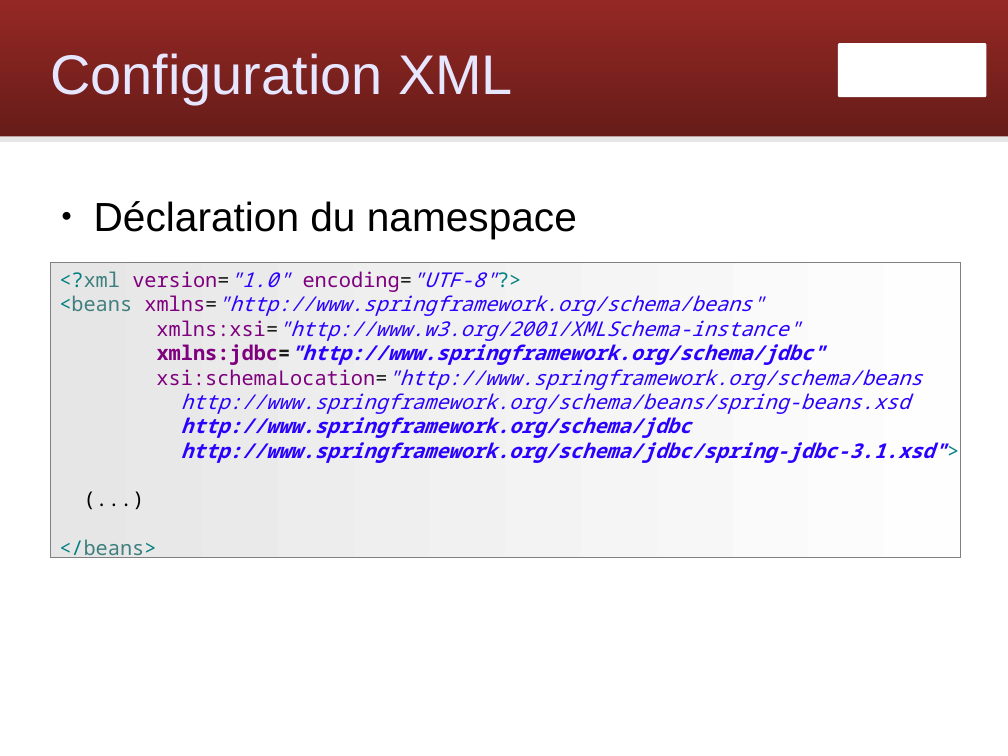
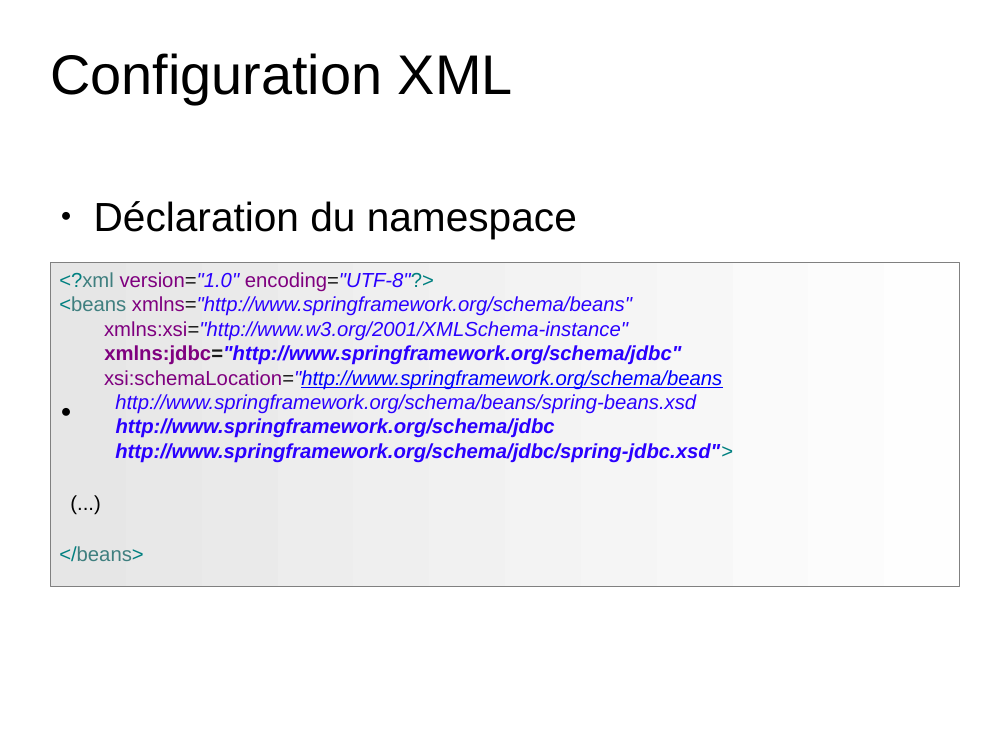
Before and after one commit to Zenika/workshop-spring-core, a slide deck: slide 28 of spring-workshop.odp. Drawn at 1008x756 pixels with LibreOffice and Linux fonts; fonts in the diff are those of the drawing; background and template pictures are left out. Boxes give left, top, right and bottom in pixels: in the first picture for what was removed or moved away, otherwise in the second. Text is boxed around its words. In the diff, an @@ line names an element or a change of style, - is before the commit and + after.

Commit message:
Update theme

```diff
--- a/spring-workshop.odp
+++ b/spring-workshop.odp
@@ rounded rectangle removed at (0,0,1008,137) @@
@@ text "Configuration XML" at (50,53,513,103): text colour #E6E6FF to #000000 @@
@@ freeform shape removed at (838,43,986,97) @@
@@ line removed from (0, 139) to (1008, 139) @@
@@ text "Déclaration du namespace" at (94,201,577,239): indent changed; less space between paragraphs @@
@@ rectangle "<?xml version="1.0" encoding="UTF-8"?>": place and size @@
-rectangle "<?xml version="1.0" encoding="UTF-8"?>" at (50,263,960,558)
+rectangle "<?xml version="1.0" encoding="UTF-8"?>" at (50,263,960,586)
@@ rectangle "<?xml version="1.0" encoding="UTF-8"?>" at (50,263,960,586): outline #808080 0 pt to #808080 0.74 pt @@
@@ text in rectangle at (59,272,722,562): font Noto Sans Mono to Arial in "<?xml version="1.0" encoding="UTF-8"?>", "<beans xmlns="http://www.springframework.org/schema/beans"", "xmlns:xsi="http://www.w3.org/2001/XMLSchema-instance"", "xmlns:jdbc="http://www.springframework.org/schema/jdbc"" and 5 more places; text colour #2A00FF to #0000FF, underline on in "xsi:schemaLocation="http://www.springframework.org/schema/be ..." @@
@@ text in rectangle at (115,443,733,463): text changed; font Noto Sans Mono to Arial @@
-http://www.springframework.org/schema/jdbc/spring-jdbc-3.1.xsd">
+http://www.springframework.org/schema/jdbc/spring-jdbc.xsd">
```
Also in this commit, not shown: 106 other slides changed.
